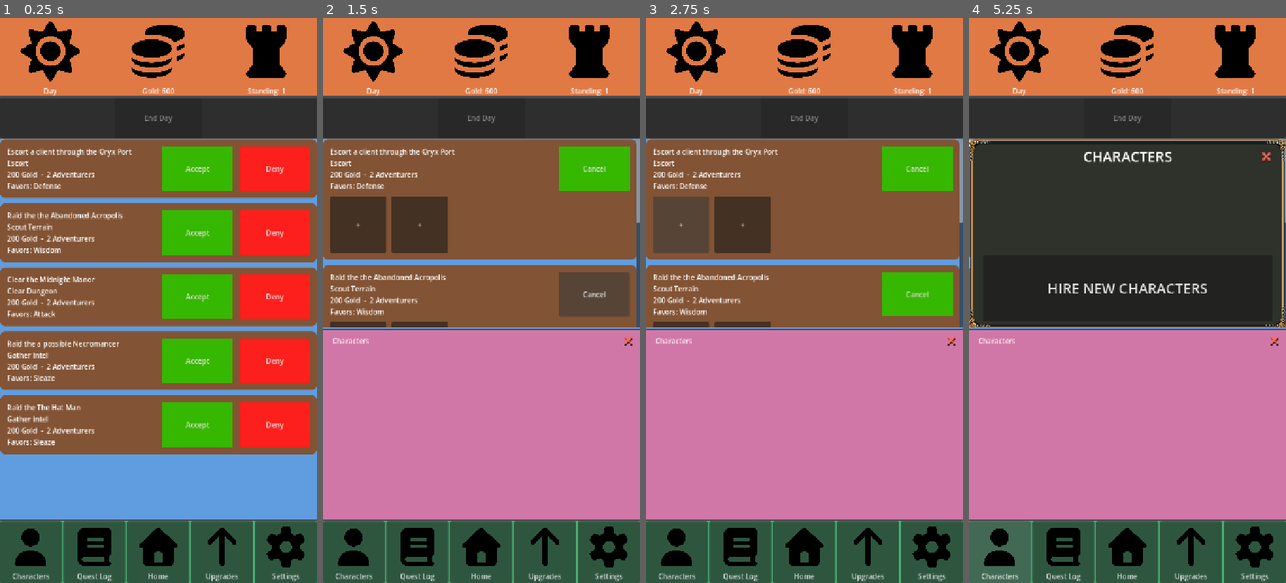
Above: before the commit, frames 1-4 (left to right).
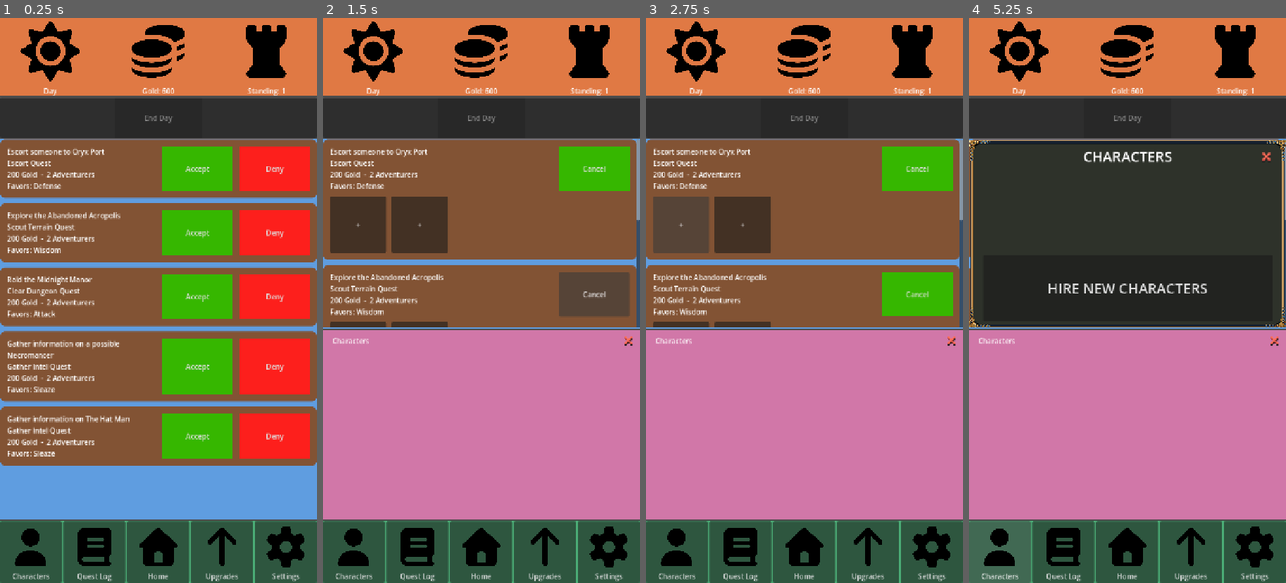
Above: after the commit, the same moments.

Repository: ActuallySanta/Fantasy-Guild-Manager
Game: Godot game, scene res://Scenes/UI/home_ui_prototype.tscn
The game is run twice, just before and just after one commit, with the same random seed, the same clock (stepped at 60 frames per second) and the same inputs. The engine's default icon, where the game draws it, is replaced by a stand-in: a white triangle on a blue panel in a dark square.
Inputs:
- Up to frame 1 (0.25 s): no input
- Up to frame 2 (1.5 s): click "Accept" at 0.5 s; click "Accept" at 1.25 s
- Up to frame 3 (2.75 s): click "+" at 2 s
- Up to frame 4 (5.25 s): click "+" at 2.75 s; click "+" at 3.5 s; click "Deny" at 4.25 s; click "Characters" at 5 s

The runs differ from the first frame. In frame 1, 8.5% of the frame differs, in the area x 0-100%, y 23-80%; in frame 2, 0.6%; in frame 3, 0.6%; in frame 4, less than 0.1%.

Commit message:
fixed quest titles

Diff:
--- a/Scripts/UI/quest_card.gd
+++ b/Scripts/UI/quest_card.gd
@@ -62,19 +62,9 @@
 # system data. Once Jacob changes things ill change
 # stuff here
 
-# quest headline, where I will add title
-static func get_title(q) -> String:
-	var title = q.get("title")
-	if title:
-		return str(title)
-
-	match q.type:
-		CreatedQuest.QuestType.DungeonClear:
-			return "Clear the %s" % q.location
-		CreatedQuest.QuestType.Escort:
-			return "Escort a client through the %s" % q.location
-		_:
-			return "Raid the %s" % q.location
+# quest headline, where title goes
+static func get_title(q: CreatedQuest) -> String:
+	return q.questTitle
 
 # smaller info line under title for rank and rewards
 static func get_details(q) -> String:
@@ -91,13 +81,13 @@
 static func get_type_name(q: CreatedQuest) -> String:
 	match q.type:
 		CreatedQuest.QuestType.DungeonClear:
-			return "Clear Dungeon"
+			return "Clear Dungeon Quest"
 		CreatedQuest.QuestType.Escort:
-			return "Escort"
+			return "Escort Quest"
 		CreatedQuest.QuestType.ScoutTerrain:
-			return "Scout Terrain"
+			return "Scout Terrain Quest"
 		CreatedQuest.QuestType.GatherIntel:
-			return "Gather Intel"
+			return "Gather Intel Quest"
 		_:
 			return "Unknown Quest"
 
Not shown, changed: External Content/Quest Stuff (Test)/Dungeon Names (Locations).txt
Not shown, changed: External Content/Quest Stuff (Test)/Milestone Story Parts.txt
Not shown, changed: External Content/Quest Stuff (Test)/Story Parts.txt
